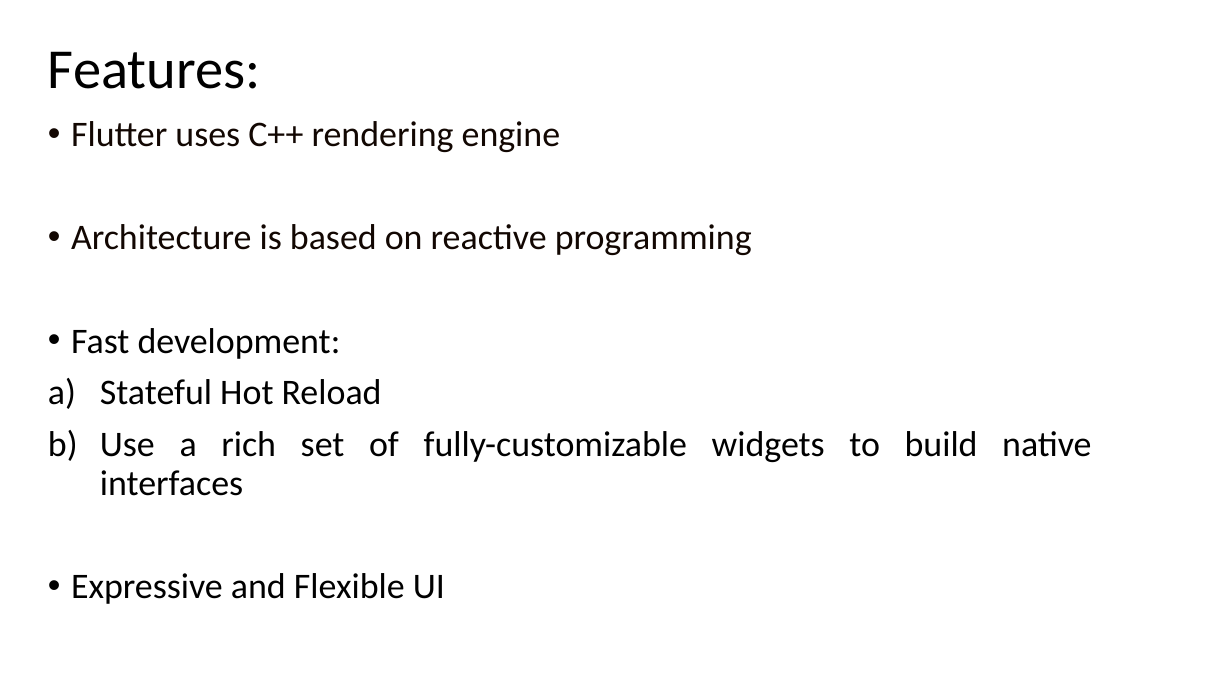
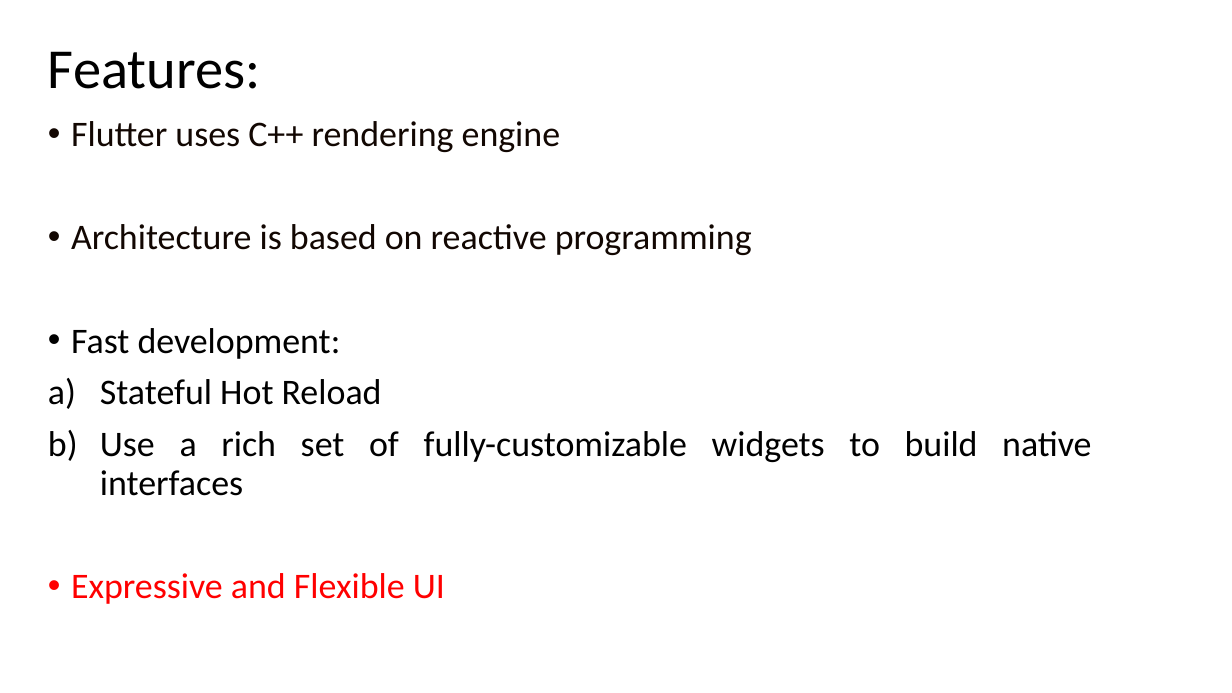
Before and after one commit to Anjy123/Flutter, a slide deck: slide 5 of Flutter features.pptx. Drawn at 1232x693 pixels with LibreOffice and Linux fonts; fonts in the diff are those of the drawing. Boxes give left, top, right and bottom in pixels: in the first picture for what was removed or moved away, otherwise in the second. Text is boxed around its words. In the diff, an @@ line names an element or a change of style, - is before the commit and + after.

```diff
--- a/Flutter features.pptx
+++ b/Flutter features.pptx
@@ text at <box>71,573,445,604</box>: text colour #000000 to #FF0000 in "Expressive and Flexible UI" @@
```
Also in this commit, not shown: 7 other slides changed.
